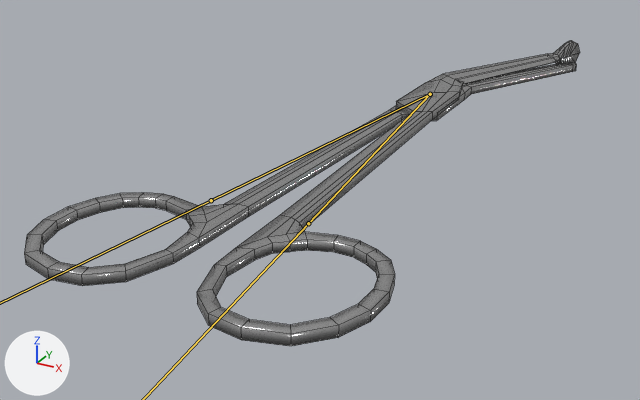
One commit to the FBX model care-up/Assets/Resources_moved/Models/scissors_bandaging_woundCare.fbx: the scene before it, then after it.
Camera for both pictures: a 50 mm lens placed at (0.0749, -0.1903, 0.0616), pointed at (-0.0083, -0.0391, -0.0141). Arrows for +X, +Y and +Z are at lower left; the lights stay in place. The bones that bend it are drawn over the model as lines. Mesh edges are drawn as thin lines on the coarser meshes.

The first picture shows 'Hand1', 'Hand2'.
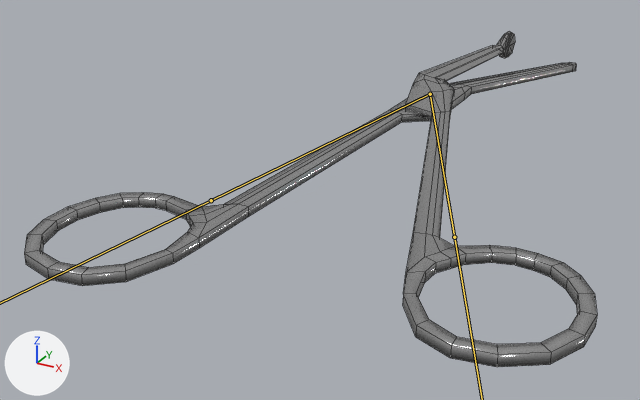
The newer file adds an action. The first version stands in its rest pose; the second is drawn at frame 1 of the action 'Armature|Scissors_WoundCare_SQ4'.

Location of each change, [x1, y1, x2, y2] in pixels of the pictures (640 x 400 px):
'Hand1', posed (49% narrower, 10% taller): before [197, 41, 580, 346]; after [403, 32, 597, 367]
bone 'Bone', root to tip: before (430, 94) to (308, 223); after (430, 94) to (454, 237)

The edits, one by one:
Bone 'Bone' (bone_bone) turns from (0, 0, 0) to (0, 0, 18) degrees about its own x, y and z.
